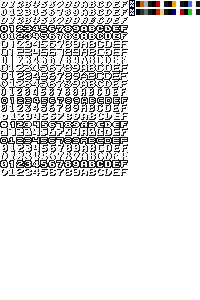
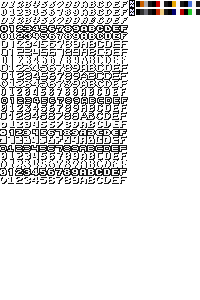
Comparing the layer stacks of the two 200×300 images. Changes:
painted on "Pasted Layer" over box(0, 112, 128, 184)
